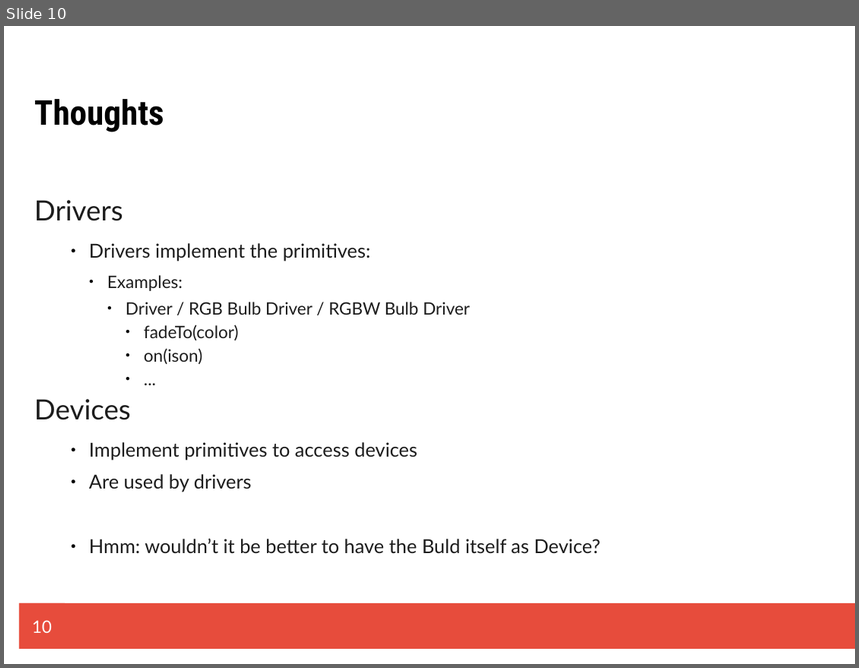
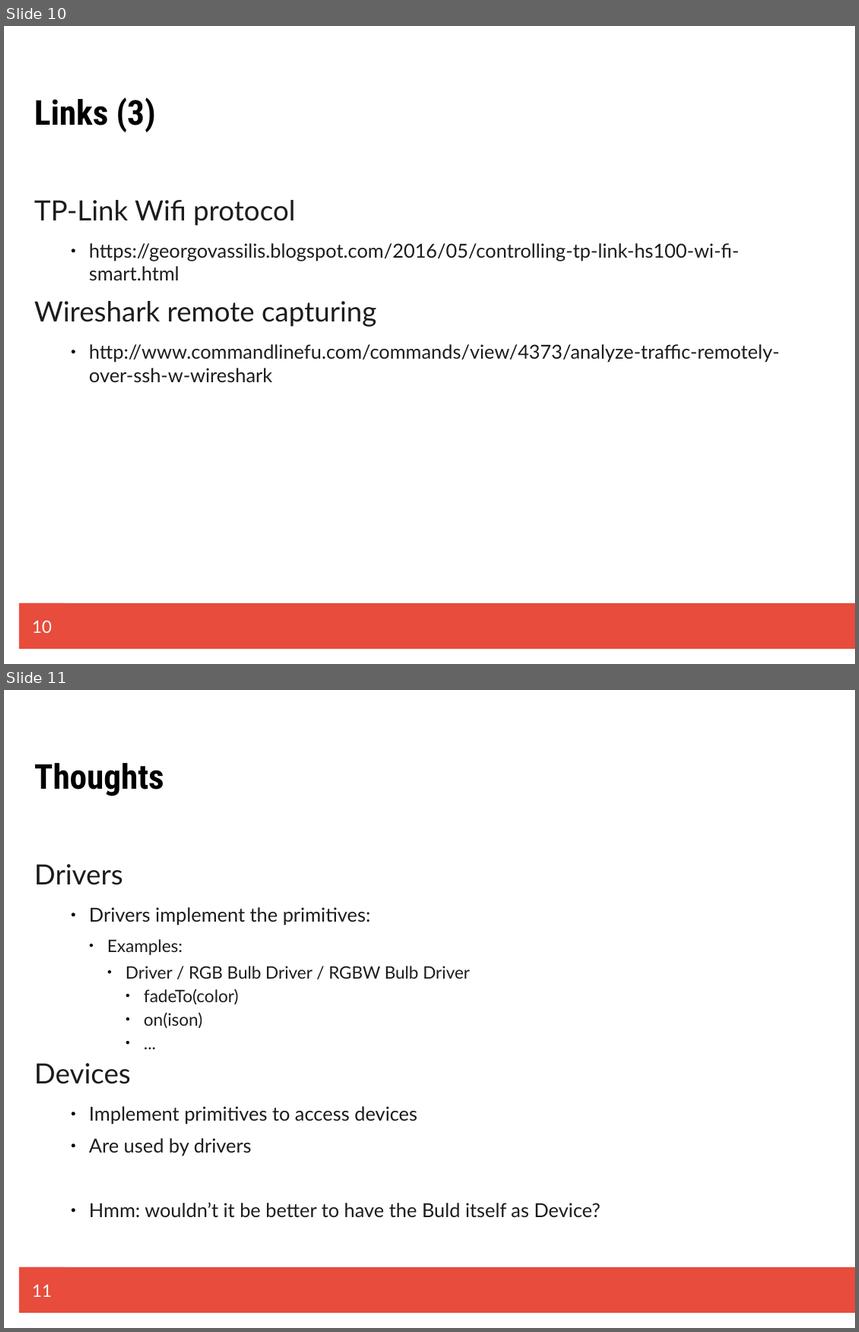
Before and after one commit to m4nue1X/homerunner, a slide deck: resources/Sketchbook.odp. Shown one above the other, each under a label of ours: slide 10 before the commit, slides 10 and 11 after it. The pictures are 859x668 and 859x1332 pixels, drawn with LibreOffice and Linux fonts; fonts in the diff are those of the drawing. Boxes give left, top, right and bottom in pixels: in the first picture for what was removed or moved away, otherwise in the second. Text is boxed around its words. In the diff, an @@ line names an element or a change of style, - is before the commit and + after.

Commit message:
Started module for TP-Link Wifi devices

```diff
--- a/resources/Sketchbook.odp
+++ b/resources/Sketchbook.odp
@@ slide 10 added at [4,26,855,664], background #FFFFFF; not listed: 1 template element that a slide beside it also shows @@
@@ title added at [34,97,156,132], 32 pt, text #000000, bold @@
+Links (3)
@@ text added at [34,200,780,383], 18 pt, text #1C1C1C @@
+TP-Link Wifi protocol
+    ● https://georgovassilis.blogspot.com/2016/05/controlling-tp-link-hs100-wi-fi-smart.html
+Wireshark remote capturing
+    ● http://www.commandlinefu.com/commands/view/4373/analyze-traffic-remotely-over-ssh-w-wireshark
@@ page number added at [19,604,65,649], fill #E74C3C, 16 pt, text #FFFFFF @@
+10
@@ what was slide 10 is now slide 11 @@
@@ page number at [32,1285,52,1297]: text changed @@
-10
+11
```
Also in this commit, not shown: 10 other files.
